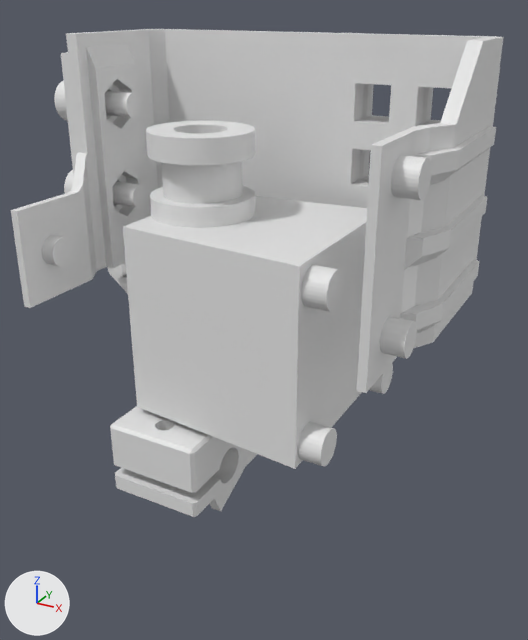
The Blender file kingroon_kp3s/kp3s_3_0_hotend.blend: old version first, new version second.
Rendered twice from a camera (50 mm lens) standing at (53.8, -82.6, 79.9) and looking at (-6.6, 27.2, 24.9). The axes (+X, +Y, +Z) are drawn at lower left. The lights are the same throughout.
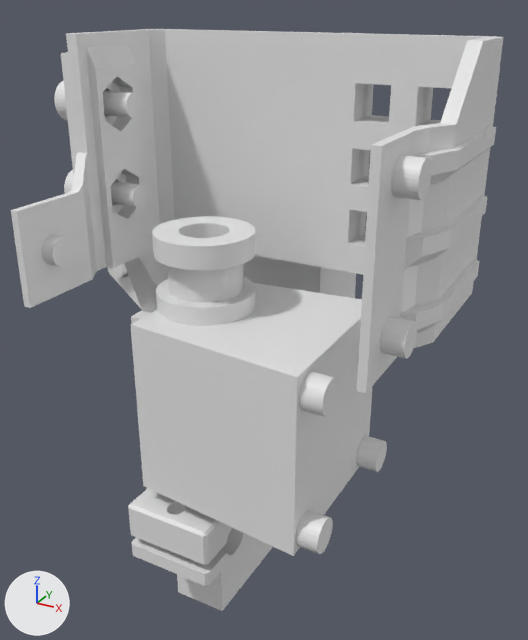
Where the change shows, as pixel boxes [x1, y1, x2, y2] in the pictures (528 x 640 px; the box of a moved part takes in the faces that stretch with it):
'Cube.001', moved: before [123, 196, 367, 469]; after [131, 283, 373, 556]
'Mellow_V6_with_fan', reshaped, moved (13% narrower, 7% shorter): before [110, 121, 257, 517]; after [128, 216, 256, 586]
'Cylinder.003', moved: before [298, 265, 393, 466]; after [296, 372, 387, 554]
'heatbed', added: after [177, 536, 273, 611]
part 1 of me_e3d_v6_1_75mm_universal_hotend_mockup_001, moved or reshaped: before [110, 406, 257, 517]; after [128, 488, 250, 586]
'fan_mount', unchanged, uncovered by the edit: before [61, 52, 128, 294]; after [61, 52, 327, 324]

What the commit changed:
me_e3d_v6_1_75mm_universal_hotend_mockup_001 is used by ob_mellow_v6_with_fan; parent ob_hotend_mount_plate; location (-7.512, 9.512, 62.3); rotation (0.0, 0.0, 1.571), in degrees (0, 0, 90).
me_e3d_v6_1_75mm_universal_hotend_mockup_001 had 7104 vertices, 14212 faces and spanned x -17.1..11.1, y -11.1..11.1, z -62.3..0.0.
me_e3d_v6_1_75mm_universal_hotend_mockup_001 now has 7104 vertices, 14212 faces and spans x -14.6..11.1, y -11.1..11.1, z -61.8..0.0.
me_e3d_v6_1_75mm_universal_hotend_mockup_001 part 1: 1149 of 7104 vertices moved; they spanned x -17.1..8.9, y -8.0..8.0, z -62.3..-43.8 and now span x -14.6..8.4, y -8.0..8.0, z -61.8..-45.5; mean shift (0.6, 0.0, -0.3); largest move (-17.1, 7.5, -44.3) -> (-14.6, 7.5, -46.0).
Mesh me_cube_023 is new.
It is a box spanning x -5.0..5.0, y -5.0..53.0, z -5.0..5.0.
Object 'Mellow_V6_with_fan' (ob_mellow_v6_with_fan) moves from (-7.512, 9.512, 62.3) to (-7.512, 9.512, 46.8).
Object 'heatbed' (ob_heatbed) is new; it shows me_cube_023.
Its location is (-8.0, 9.5, -20.0).
